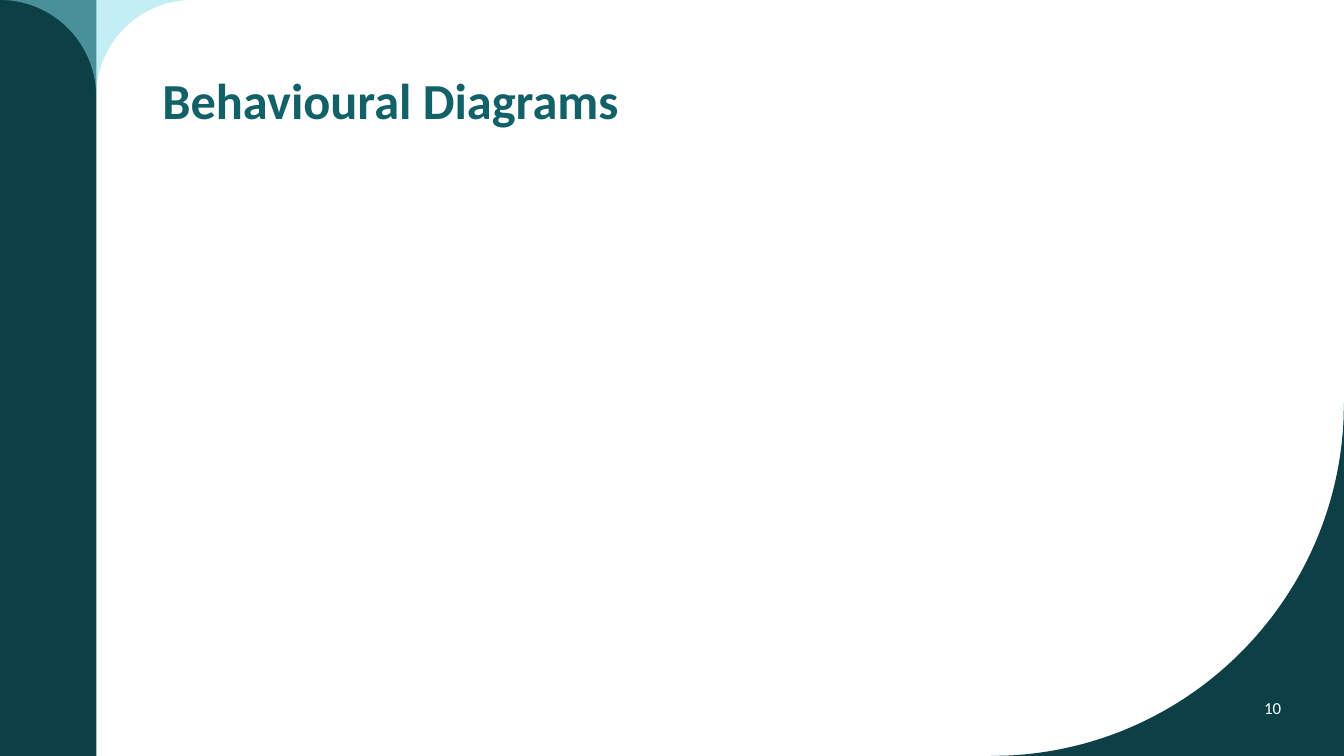
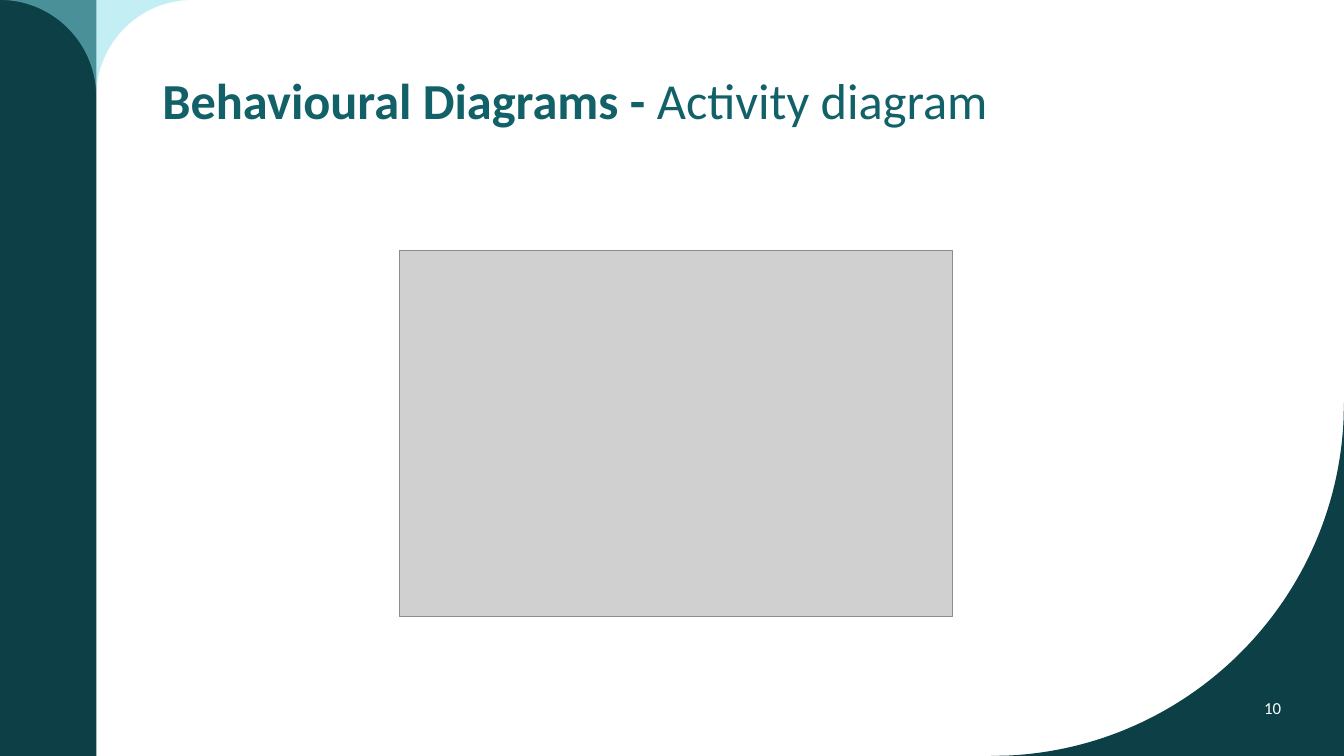
Before and after one commit to Mat6577/COS214_Practical5, a slide deck: slide 10 of docs/Practical_5_Final.pptx. Drawn at 1344x756 pixels with LibreOffice and Linux fonts; fonts in the diff are those of the drawing; grey boxes stand for pictures. Boxes give left, top, right and bottom in pixels: in the first picture for what was removed or moved away, otherwise in the second. Text is boxed around its words. In the diff, an @@ line names an element or a change of style, - is before the commit and + after.

```diff
--- a/docs/Practical_5_Final.pptx
+++ b/docs/Practical_5_Final.pptx
@@ title at (x1=162, y1=83, x2=988, y2=128): text changed @@
-Behavioural Diagrams
+Behavioural Diagrams - Activity diagram
@@ picture added at (x1=400, y1=251, x2=953, y2=617) @@
```
Also in this commit, not shown: 2 other slides changed, 1 other file.
